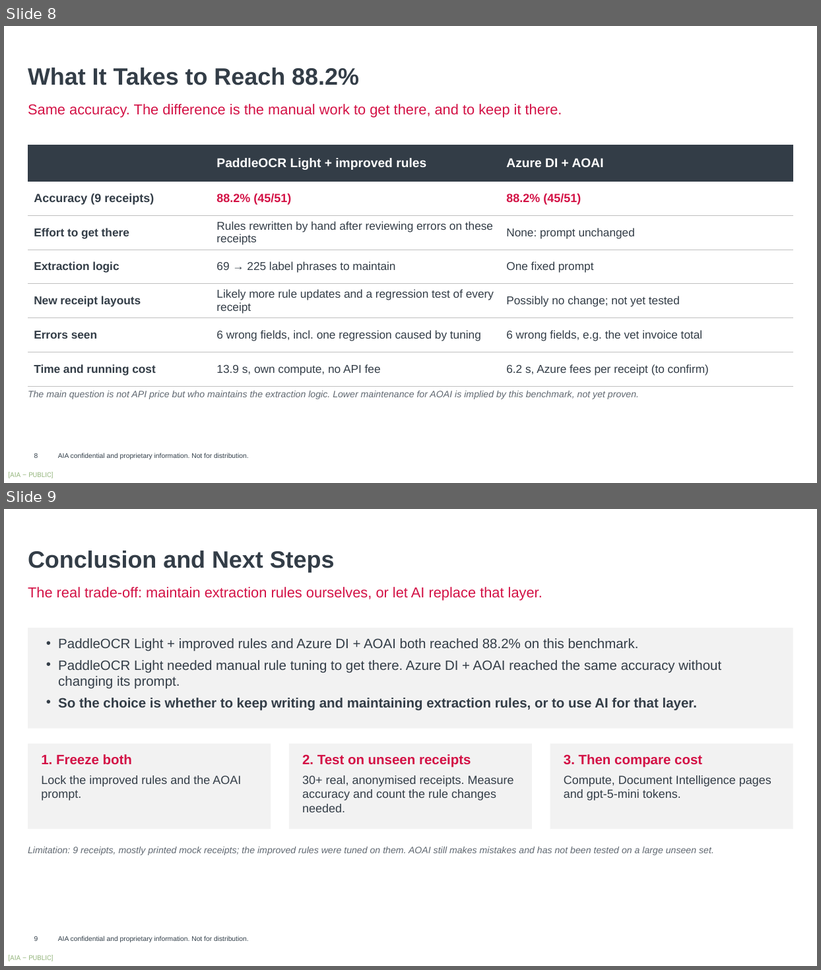
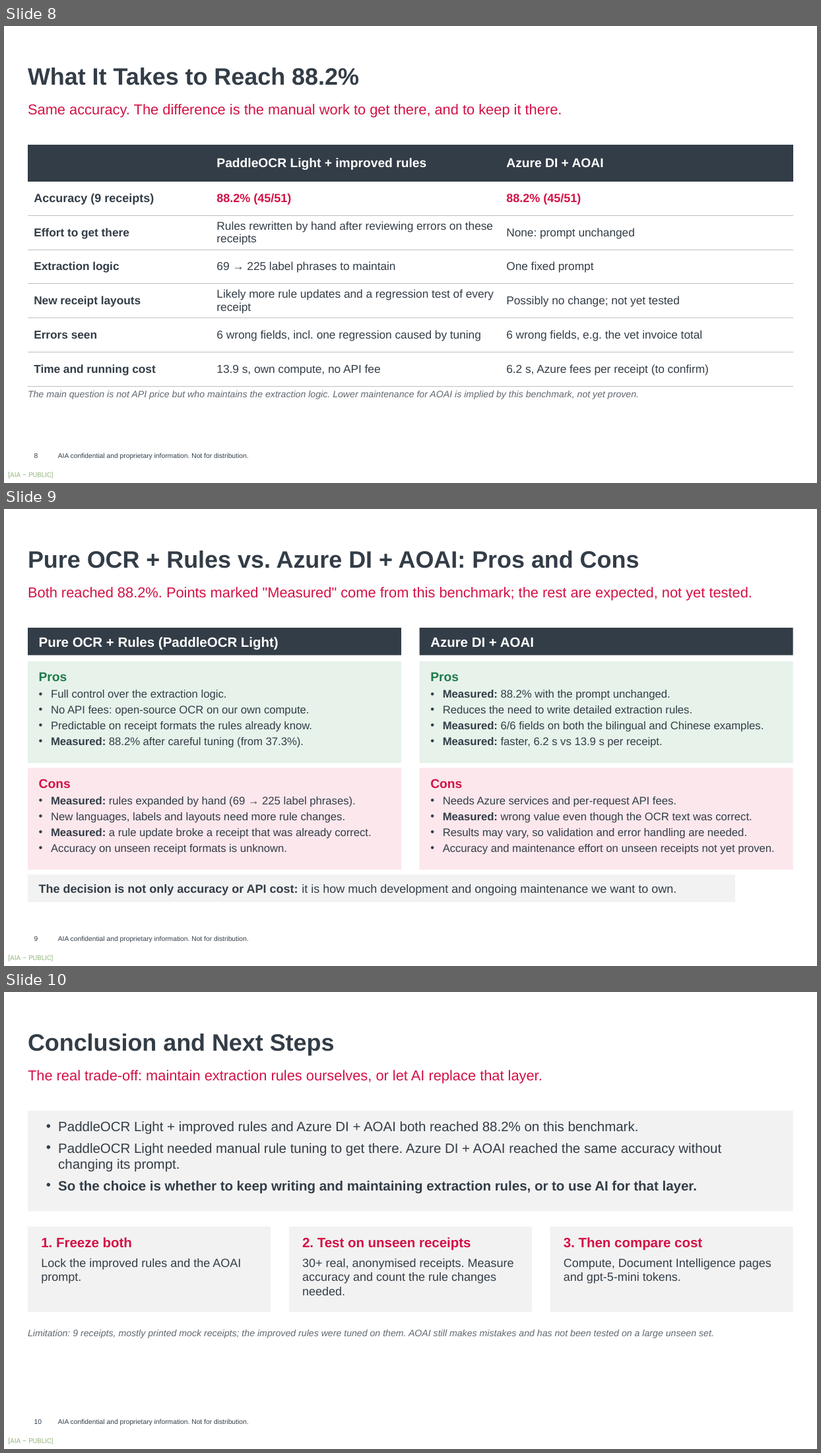
Before and after one commit to harrysokool/playground, a slide deck: ppt/ocr_benchmark/current/OCR_Benchmark_V2.pptx. Shown one above the other, each under a label of ours: slides 8 and 9 before the commit, slides 8, 9 and 10 after it. The pictures are 821x970 and 821x1453 pixels, drawn with LibreOffice and Linux fonts; fonts in the diff are those of the drawing; background and template pictures are left out. Boxes give left, top, right and bottom in pixels: in the first picture for what was removed or moved away, otherwise in the second. Text is boxed around its words. In the diff, an @@ line names an element or a change of style, - is before the commit and + after.

```diff
--- a/ppt/ocr_benchmark/current/OCR_Benchmark_V2.pptx
+++ b/ppt/ocr_benchmark/current/OCR_Benchmark_V2.pptx
@@ slide 9 added at <box>4,509,817,966</box>, background #FFFFFF; not listed: 2 template elements that a slide beside it also shows @@
@@ text added at <box>28,551,640,568</box>, 28 pt, text #333D47, bold @@
+Pure OCR + Rules vs. Azure DI + AOAI: Pros and Cons
@@ text added at <box>28,587,753,601</box>, 17 pt, text #D31145 @@
+Both reached 88.2%. Points marked "Measured" come from this benchmark; the rest are expected, not yet tested.
@@ rectangle added at <box>28,628,401,656</box>, fill #333D47, 16 pt, text #FFFFFF, bold @@
+Pure OCR + Rules (PaddleOCR Light)
@@ rectangle added at <box>420,628,793,656</box>, fill #333D47, 16 pt, text #FFFFFF, bold @@
+Azure DI + AOAI
@@ rectangle added at <box>28,661,401,763</box>, fill #E6F2EA, 13 pt, text #333D47 @@
+Pros
+• Full control over the extraction logic.
+• No API fees: open-source OCR on our own compute.
+• Predictable on receipt formats the rules already know.
+• Measured: 88.2% after careful tuning (from 37.3%).
@@ rectangle added at <box>420,661,793,763</box>, fill #E6F2EA, 13 pt, text #333D47 @@
+Pros
+• Measured: 88.2% with the prompt unchanged.
+• Reduces the need to write detailed extraction rules.
+• Measured: 6/6 fields on both the bilingual and Chinese examples.
+• Measured: faster, 6.2 s vs 13.9 s per receipt.
@@ rectangle added at <box>28,768,401,870</box>, fill #FBE7EC, 13 pt, text #333D47 @@
+Cons
+• Measured: rules expanded by hand (69 → 225 label phrases).
+• New languages, labels and layouts need more rule changes.
+• Measured: a rule update broke a receipt that was already correct.
+• Accuracy on unseen receipt formats is unknown.
@@ rectangle added at <box>420,768,793,870</box>, fill #FBE7EC, 13 pt, text #333D47 @@
+Cons
+• Needs Azure services and per-request API fees.
+• Measured: wrong value even though the OCR text was correct.
+• Results may vary, so validation and error handling are needed.
+• Accuracy and maintenance effort on unseen receipts not yet proven.
@@ rectangle added at <box>28,875,735,902</box>, fill #F2F2F2, 14 pt, text #333D47 @@
+The decision is not only accuracy or API cost: it is how much development and ongoing maintenance we want to own.
@@ page number added at <box>34,937,38,941</box>, 8 pt, text #303D48 @@
+9
@@ what was slide 9 is now slide 10 @@
@@ page number at <box>34,1420,42,1424</box>: text changed @@
-9
+10
```
Also in this commit, not shown: 18 other files.
